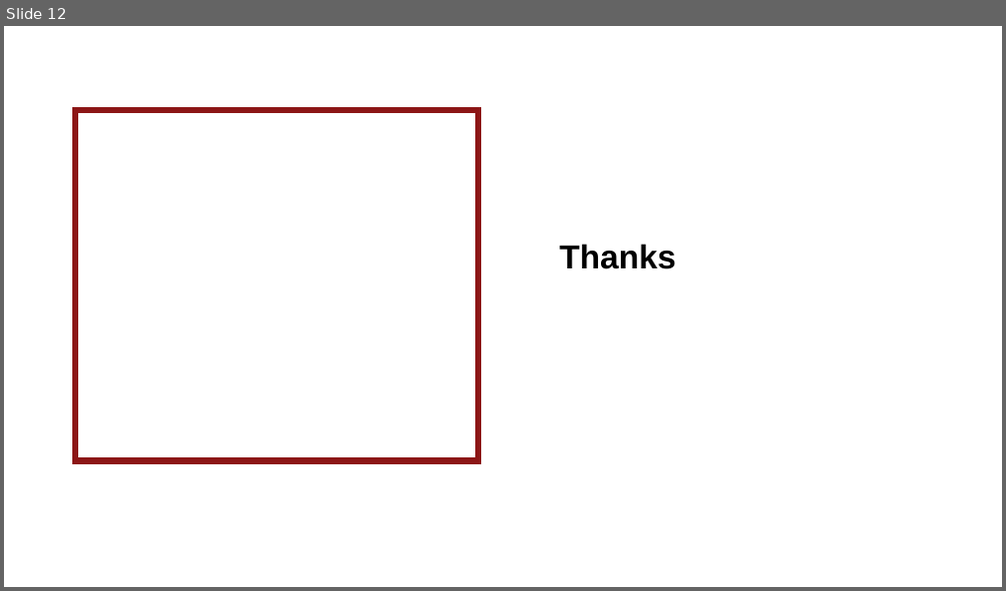
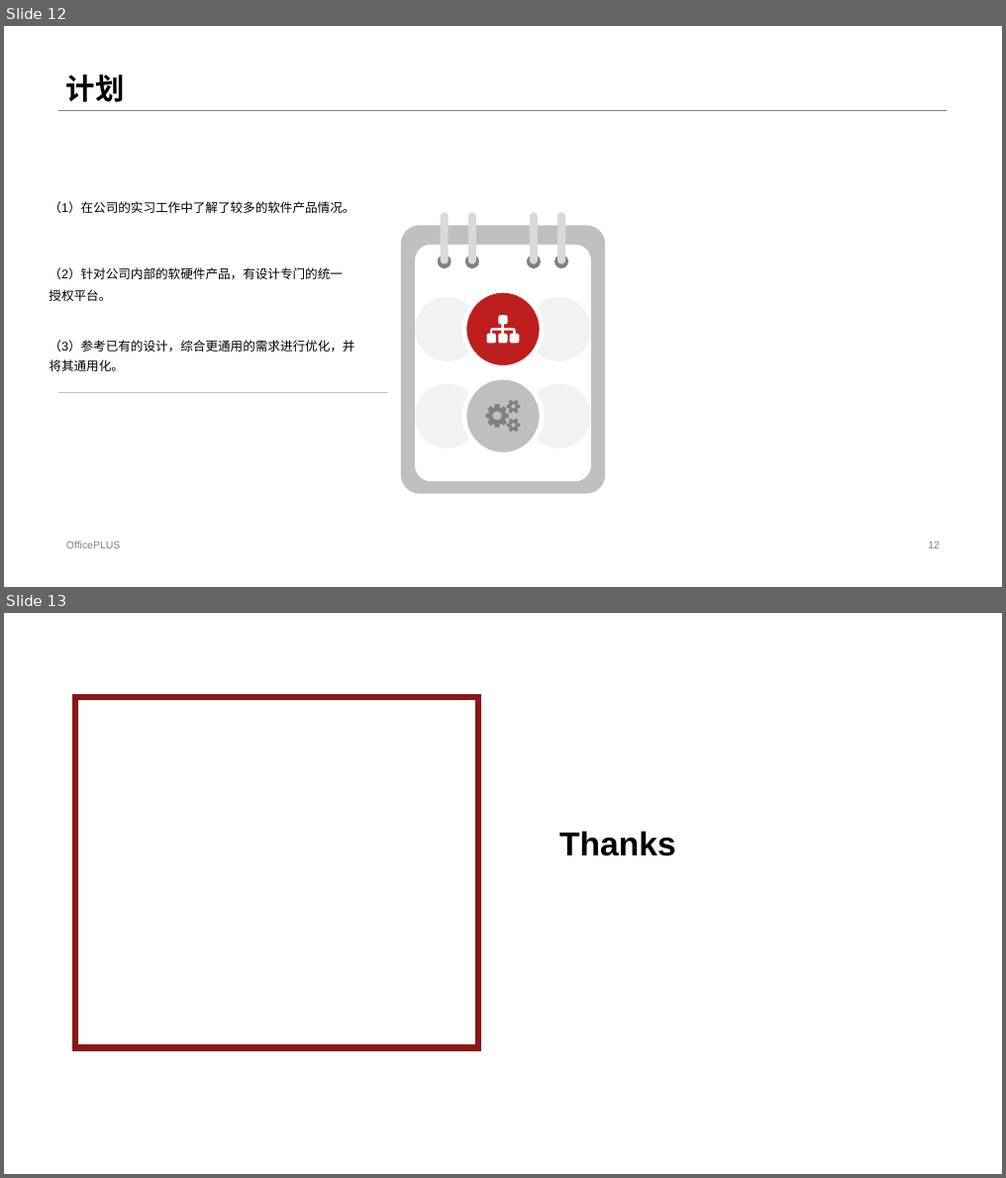
Before and after one commit to Mrxuexi/gradution, a slide deck: 开题答辩PPT.pptx. Shown one above the other, each under a label of ours: slide 12 before the commit, slides 12 and 13 after it. The pictures are 1006x591 and 1006x1178 pixels, drawn with LibreOffice and Linux fonts; fonts in the diff are those of the drawing; background and template pictures are left out. Boxes give left, top, right and bottom in pixels: in the first picture for what was removed or moved away, otherwise in the second. Text is boxed around its words. In the diff, an @@ line names an element or a change of style, - is before the commit and + after.

Commit message:
[ADD]新增设计图片

```diff
--- a/开题答辩PPT.pptx
+++ b/开题答辩PPT.pptx
@@ slide 12 added at [4,26,1002,587], background #FFFFFF @@
@@ title added at [66,75,125,102], 28 pt, text #000000, bold @@
+计划
@@ line added from (58, 110) to (947, 110), #808080 0.25 pt @@
@@ text added at [49,201,354,213], 12 pt, text #000000 @@
+（1）在公司的实习工作中了解了较多的软件产品情况。
@@ rounded rectangle added at [401,225,605,494], fill #BFBFBF @@
@@ rounded rectangle added at [441,212,449,264], fill #D9D9D9 @@
@@ rounded rectangle added at [468,212,476,264], fill #D9D9D9 @@
@@ rounded rectangle added at [530,212,538,264], fill #D9D9D9 @@
@@ rounded rectangle added at [557,212,565,264], fill #D9D9D9 @@
@@ rounded rectangle added at [415,245,591,482], fill #FFFFFF @@
@@ ellipse added at [438,255,451,270], fill #808080 @@
@@ ellipse added at [465,255,479,270], fill #808080 @@
@@ ellipse added at [527,255,541,270], fill #808080 @@
@@ ellipse added at [555,255,569,270], fill #808080 @@
@@ text added at [49,268,342,301], 12 pt, text #000000 @@
+（2）针对公司内部的软硬件产品，有设计专门的统一授权平台。
@@ ellipse added at [464,291,542,369], fill #BE1F1E, outline #FFFFFF 4.5 pt @@
@@ ellipse added at [415,297,479,362], fill #F2F2F2 @@
@@ freeform shape added at [487,316,519,344], fill #FFFFFF @@
@@ ellipse added at [527,297,591,362], fill #F2F2F2 @@
@@ text added at [49,340,354,372], 12 pt, text #000000 @@
+（3）参考已有的设计，综合更通用的需求进行优化，并将其通用化。
@@ ellipse added at [464,377,542,455], fill #BFBFBF, outline #FFFFFF 4.5 pt @@
@@ line added from (387, 393) to (58, 393), #BFBFBF 0.25 pt @@
@@ ellipse added at [415,383,479,448], fill #F2F2F2 @@
@@ freeform shape added at [486,400,521,433], fill #808080 @@
@@ ellipse added at [527,383,591,448], fill #F2F2F2 @@
@@ text added at [66,541,120,549], 10 pt, text #808080 @@
+OfficePLUS
@@ page number added at [928,542,940,549], 10 pt, text #808080 @@
+12
@@ what was slide 12 is now slide 13 @@
```
Also in this commit, not shown: 1 slide changed, 3 other files.
